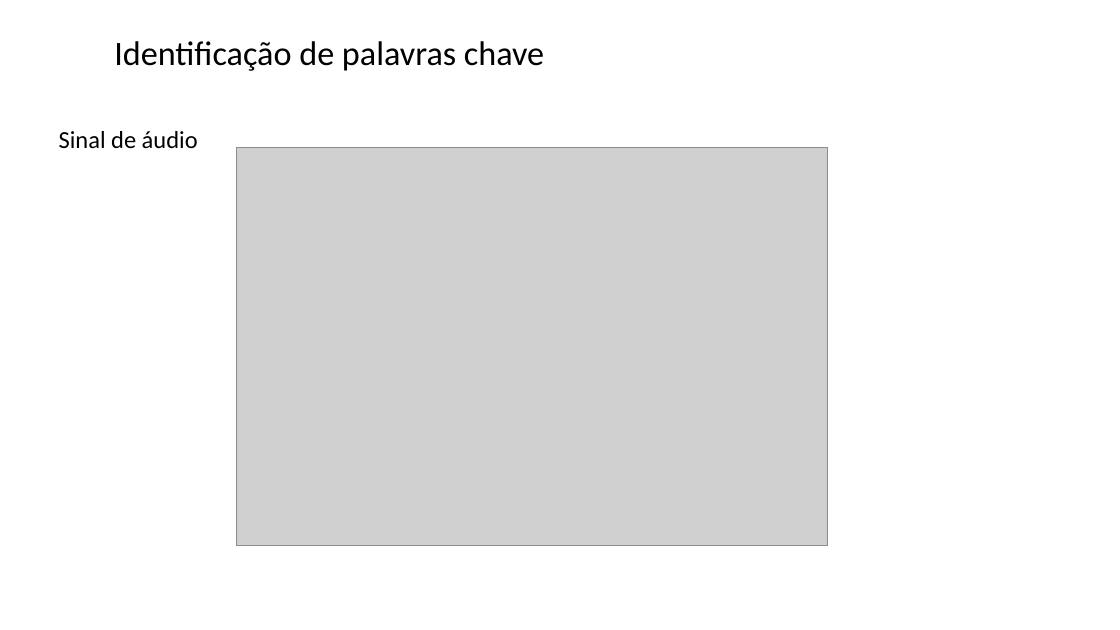
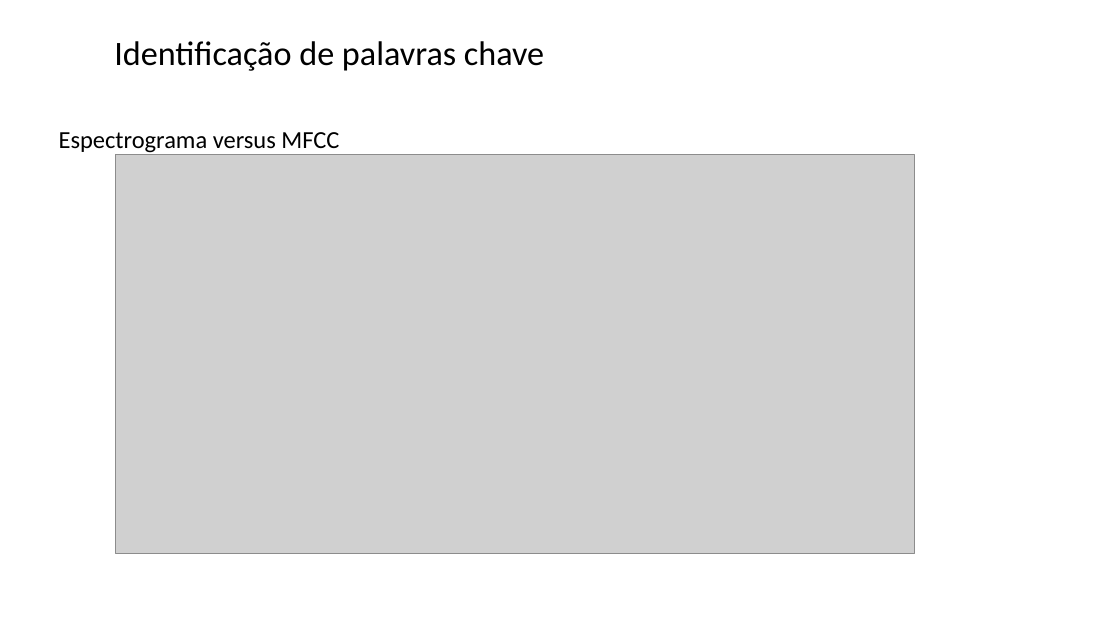
Before and after one commit to zz4fap/tp557-iot-ml, a slide deck: slide 37 of slides/TP557_17_identificação_palavras_chave.pptx (slide 30 before the commit). Drawn at 1120x630 pixels with LibreOffice and Linux fonts; fonts in the diff are those of the drawing; grey boxes stand for pictures; background and template pictures are left out. Boxes give left, top, right and bottom in pixels: in the first picture for what was removed or moved away, otherwise in the second. Text is boxed around its words. In the diff, an @@ line names an element or a change of style, - is before the commit and + after.

```diff
--- a/slides/TP557_17_identificação_palavras_chave.pptx
+++ b/slides/TP557_17_identificação_palavras_chave.pptx
@@ text at box(59, 132, 339, 155): text changed @@
-Sinal de áudio
+Espectrograma versus MFCC
@@ picture: place and size @@
-picture at box(237, 147, 828, 546)
+picture at box(115, 155, 914, 554)
```
Also in this commit, not shown: 16 other slides changed, 10 slides added, 2 slides removed, 1 other file.
